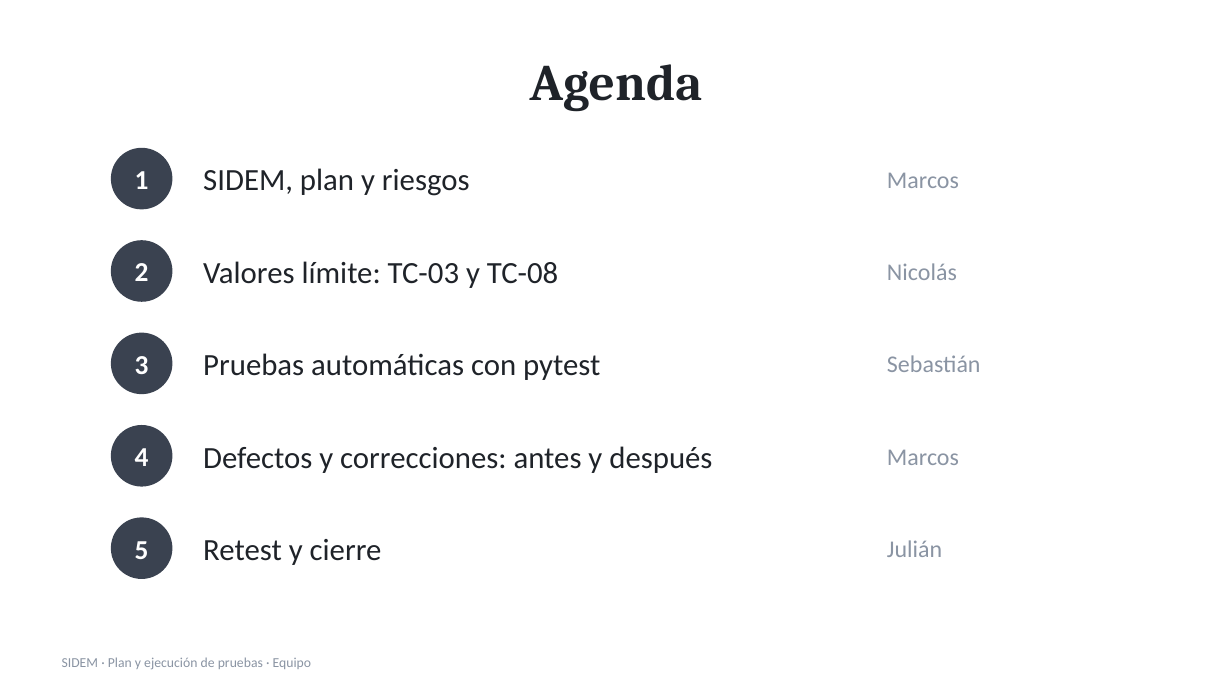
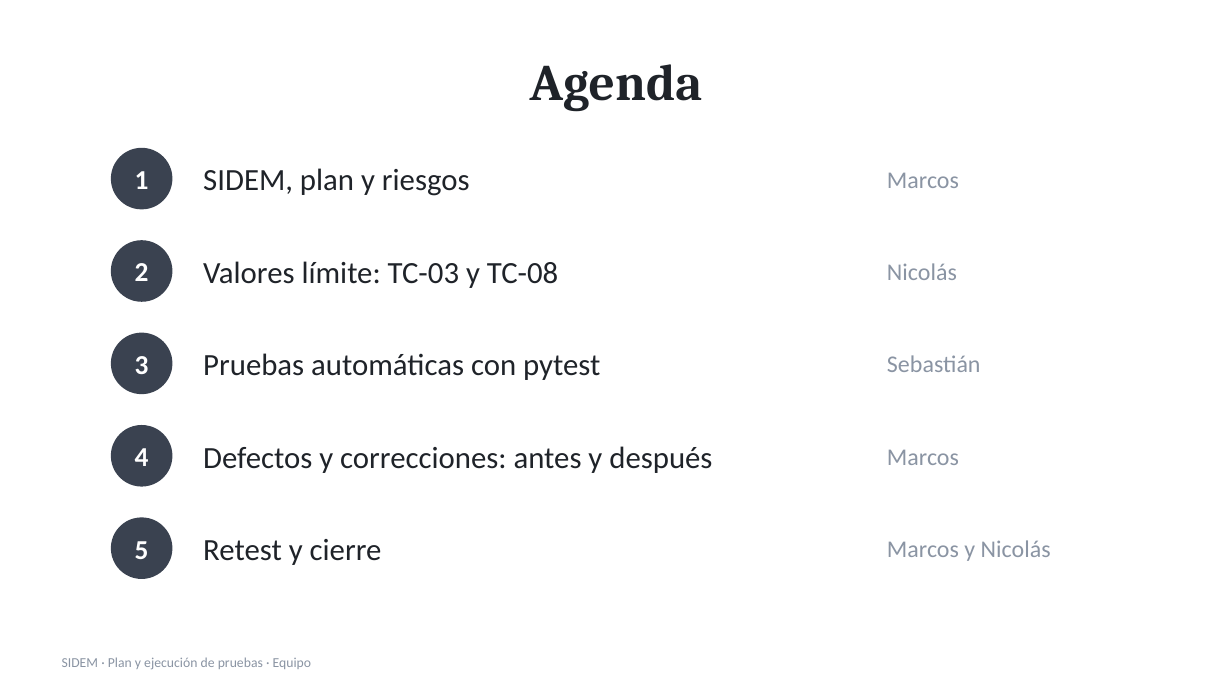
Before and after one commit to C4t-eyex/SIDEM-Plan-Pruebas, a slide deck: slide 2 of exposicion/Exposicion_SIDEM.pptx. Drawn at 1232x693 pixels with LibreOffice and Linux fonts; fonts in the diff are those of the drawing. Boxes give left, top, right and bottom in pixels: in the first picture for what was removed or moved away, otherwise in the second. Text is boxed around its words. In the diff, an @@ line names an element or a change of style, - is before the commit and + after.

```diff
--- a/exposicion/Exposicion_SIDEM.pptx
+++ b/exposicion/Exposicion_SIDEM.pptx
@@ text at bbox=[887, 540, 1051, 561]: text changed @@
-Julián
+Marcos y Nicolás
```
Also in this commit, not shown: 2 other slides changed, 3 slides added, 1 slide removed, 2 other files.
